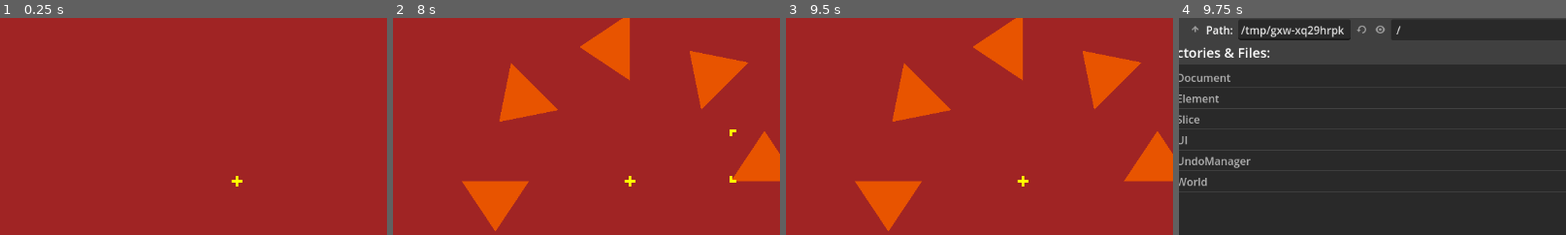
Above: before the commit, frames 1-4 (left to right).
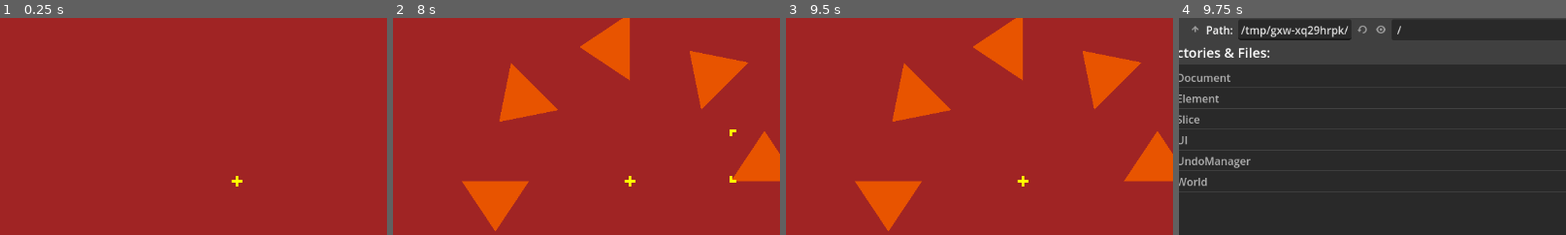
Above: after the commit, the same moments.

Repository: zoeesilcock/symmetar
Game: Godot game, scene res://Main.tscn
Same seed, same stepped clock (60 frames per second), same inputs: the game is played once before the commit and once after it.
Inputs:
- Up to frame 1 (0.25 s): no input
- Up to frame 2 (8 s): click "Clear" at 0.5 s; click "Add" at 1.25 s; click "Undo" at 2 s; click "Redo" at 2.75 s; click "Clear" at 3.5 s; click "Add" at 4.25 s; click "Undo" at 5 s; click "Redo" at 5.75 s; click "Clear" at 6.5 s; click "Add" at 7.25 s
- Up to frame 3 (9.5 s): click "Undo" at 8 s; click "Redo" at 8.75 s
- Up to frame 4 (9.75 s): click "Save" at 9.5 s
The pictures show only the part of the screen within x 31-80%, y 12-62%; the shares and areas given below are measured in that part.

Frames 1-3 are identical in both runs. In frame 4, 0.1% of the frame differs, in the area x 42-58%, y 3-10%.

Commit message:
Fix signal that didn't trigger due to incorrect method parameter

Diff:
--- a/Document/Document.gd
+++ b/Document/Document.gd
@@ -77,5 +77,5 @@
 	for element_index in len(elements):
 		elements[element_index].index = element_index
 
-func _on_element_state_changed():
+func _on_element_state_changed(_element_index : int):
 	undo_manager.register_diff()
